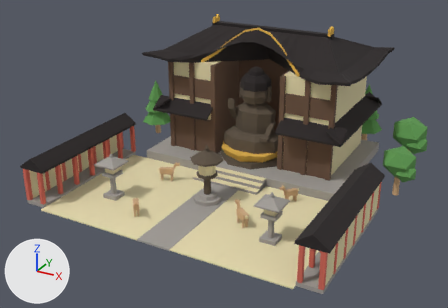
The Blender file content/landmarks/todai-ji-daibutsu.blend: old version first, new version second.
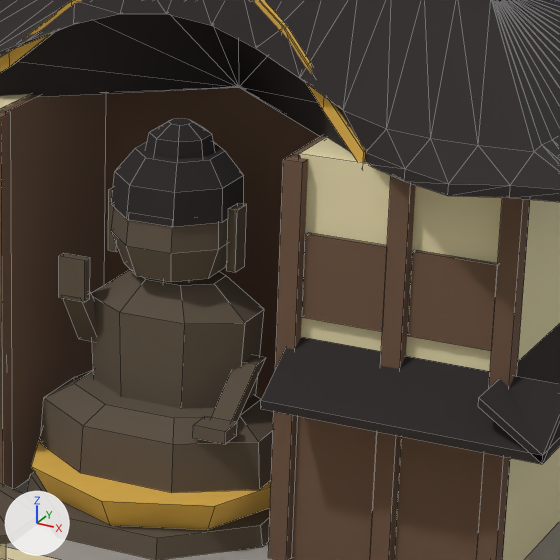
Old and new are each drawn whole from a camera (50 mm lens) standing at (14.79, -29.48, 15.44) and looking at (-0.56, -1.56, 1.48) and again close up on the part from 48% to 77% of the width and 13% to 55% of the height. The axes (+X, +Y, +Z) are drawn at lower left. The lights are the same throughout. The older version's two pictures come first. The close-ups show mesh edges as thin lines.

Before the edit, the objects in view are built like this:
```python
me_todaiji_darkwood = bpy.data.meshes.new('todaiji_darkwood')
me_todaiji_darkwood.from_pydata(...)  # 136 vertices, 102 faces; spans x -5.13..5.13, y -0.03..6.0, z 0.5..6.0
me_todaiji_darkwood.materials.append(mat_darkwood)  # brown #6e5442
me_todaiji_gold = bpy.data.meshes.new('todaiji_gold')
me_todaiji_gold.from_pydata(...)  # 76 vertices, 60 faces; spans x -3.68..3.68, y -0.95..3.32, z 0.8..8.17
me_todaiji_gold.materials.append(mat_gold)  # orange #e2b34c
me_todaiji_roof = bpy.data.meshes.new('todaiji_roof')
me_todaiji_roof.from_pydata(...)  # 374 vertices, 598 faces; spans x -8.4..8.4, y -9.1..7.1, z 2.0..8.1
me_todaiji_roof.materials.append(mat_roof)  # black #2a2424
# before: 306 (0.8, 1.5, 4.7), 307 (0.3, 2.0, 4.7), 310 (-0.3, 2.0, 4.7), 312 (-0.8, 1.5, 4.7), 314 (-0.8, 0.8, 4.7) at pixel (111, 204)
# before: 316 (-0.3, 0.3, 4.7) at pixel (126, 219), 318 (0.3, 0.3, 4.7) at pixel (173, 226), 320 (0.8, 0.8, 4.7) at pixel (222, 222)
ob_todaiji_darkwood = bpy.data.objects.new('todaiji_darkwood', me_todaiji_darkwood)
ob_todaiji_darkwood.location = (0.0, 0.0, 0.0)
ob_todaiji_gold = bpy.data.objects.new('todaiji_gold', me_todaiji_gold)
ob_todaiji_gold.location = (0.0, 0.0, 0.0)
ob_todaiji_roof = bpy.data.objects.new('todaiji_roof', me_todaiji_roof)
ob_todaiji_roof.location = (0.0, 0.0, 0.0)
# also in view: 'todaiji_cream' at (0.0, -1.69, 2.97); 'todaiji_stone' at (0.0, -1.4, 1.25); 'todaiji_bronze' at (0.0, -1.19, 2.65)
```
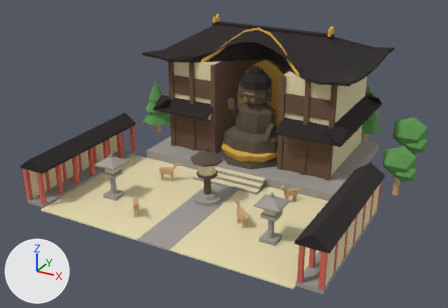
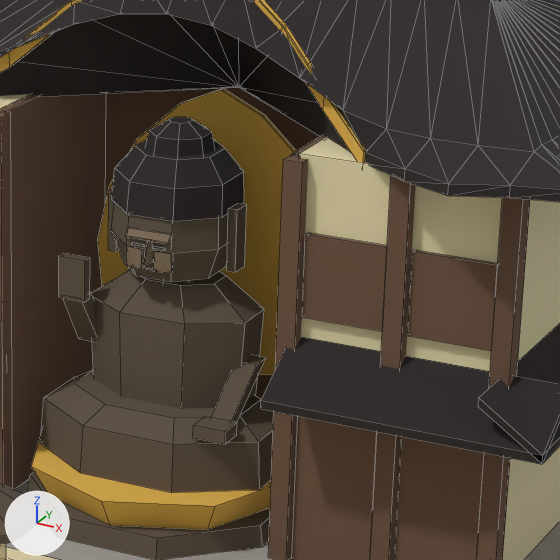
Location of each change, [x1, y1, x2, y2] in pixels of the close-ups (560 x 560 px; the box of a moved part takes in the faces that stretch with it):
'todaiji_bronzelt', added (brown)
    after: [125, 228, 173, 273]
part 1 of me_todaiji_gold, added (orange)
    after: [98, 88, 296, 375]
part 2 of me_todaiji_roof, moved or reshaped
    before: [111, 172, 244, 227]
    after: [111, 169, 244, 221]

The edits, one by one:
Material 'bronzelt' (mat_bronzelt) is new.
Its base color is (0.205, 0.15, 0.0976) (brown #7d6c58).
Its roughness is 1.0.
me_todaiji_gold is used by ob_todaiji_gold; location (0.0, 0.0, 0.0).
me_todaiji_gold had 76 vertices, 60 faces and spanned x -3.68..3.68, y -0.95..3.32, z 0.8..8.17.
me_todaiji_gold now has 104 vertices, 76 faces and spans x -3.68..3.68, y -0.95..3.32, z 0.8..8.17.
me_todaiji_gold part 1: a new loose piece of 28 vertices spanning x -1.85..1.85, y 2.42..2.5, z 1.9..6.0, in mat_gold (orange #e2b34c).
me_todaiji_roof is used by ob_todaiji_roof; location (0.0, 0.0, 0.0).
Verts and faces of me_todaiji_roof; kept vertices keep their numbers, new ones are numbered from 374.
me_todaiji_roof had 374 vertices, 598 faces and spanned x -8.4..8.4, y -9.1..7.1, z 2.0..8.1.
me_todaiji_roof now has 398 vertices, 616 faces and spans x -8.4..8.4, y -9.1..7.1, z 2.0..8.1.
Part 2, on me_todaiji_roof:
Vertices 306, 307, 310, 312, 314, 316, 318, 320 move by (0.0, 0.0, 0.1).
Other edits to the shape of me_todaiji_roof do not show in these pictures.
Mesh me_todaiji_bronzelt is new.
It has 32 vertices, 24 faces and spans x -0.333..0.333, y 0.154..0.37, z 4.085..4.598.
It uses material mat_bronzelt (brown #7d6c58).
Object 'todaiji_bronzelt' (ob_todaiji_bronzelt) is new; it shows me_todaiji_bronzelt.
Its location is (0.0, 0.0, 0.0).
